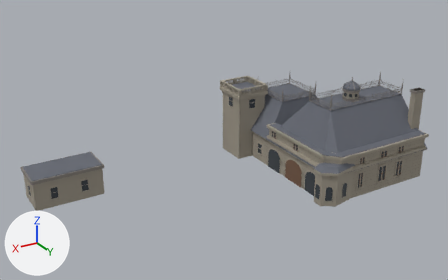
Two versions of the glTF model chicago/4d/assets/gltf/pullman_house_1729_prairie_ranges__draft_1904.glb, one commit apart.
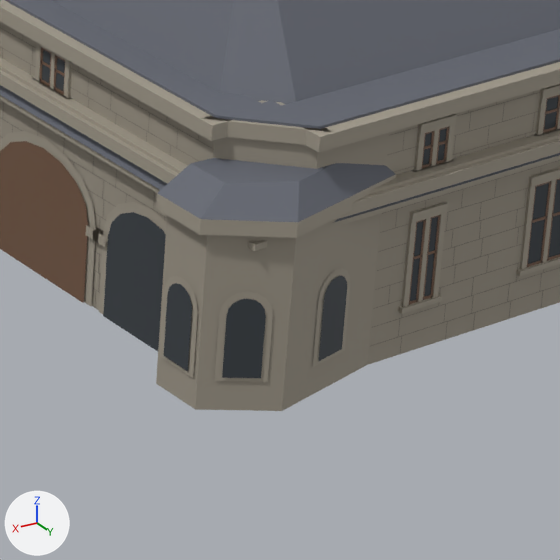
Each version appears first whole from a camera (50 mm lens) standing at (23.5, 64.0, 36.6) and looking at (-12.7, 3.5, 6.4), and next in a close-up on the part from 64% to 86% of the width and 48% to 83% of the height. Lighting does not change. The marker at lower left points along +X, +Y and +Z. The last two pictures show the newer version. Vertices at exactly the same position are counted once.

Objects in the first close-up: 'pullman_house_1729_prairie_ranges__draft_1904'.
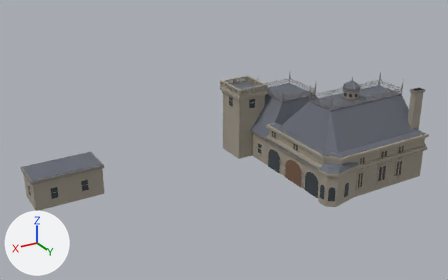
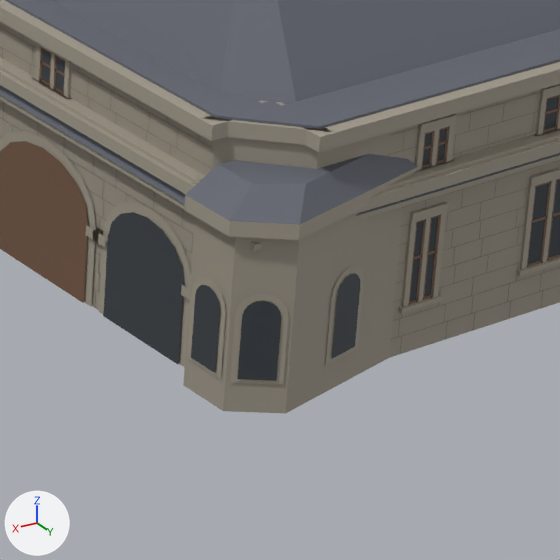
Edits to the bpy script that builds the scene:
```text
Change me_pullman_house_1729_prairie_ranges__draft_1904:
    used by ob_pullman_house_1729_prairie_ranges__draft_1904; location = (0.0, 0.0, 0.0)
    remove me_pullman_house_1729_prairie_ranges__draft_1904.from_pydata(...)  # 7879 vertices, 8460 faces; spans x -36.8..9.7, y -7.2..15.1, z 0.0..13.1
    add me_pullman_house_1729_prairie_ranges__draft_1904.from_pydata(...)  # 7879 vertices, 8460 faces; spans x -36.8..9.7, y -7.2..15.2, z 0.0..13.1
    me_pullman_house_1729_prairie_ranges__draft_1904 part 1: the loose piece of 11 vertices spanning x -20.0, y 12.7..13.8, z 0.7..2.8 is moved by (-0.5, 0.3, 0.0)
    me_pullman_house_1729_prairie_ranges__draft_1904 part 2: the loose piece of 11 vertices spanning x -21.2..-20.3, y 14.1..14.7, z 0.7..2.8 is moved by (-0.2, 0.2, 0.0)
    me_pullman_house_1729_prairie_ranges__draft_1904 part 3: the loose piece of 11 vertices spanning x -23.5..-22.4, y 14.5..14.7, z 0.7..2.8 is moved by (-0.3, 0.1, 0.0)
    me_pullman_house_1729_prairie_ranges__draft_1904 part 4: the loose piece of 11 vertices spanning x -19.9, y 12.9..13.6, z 0.8..2.7 is moved by (-0.4, 0.4, 0.0)
    me_pullman_house_1729_prairie_ranges__draft_1904 part 5: the loose piece of 11 vertices spanning x -21.1..-20.4, y 14.2..14.7, z 0.8..2.7 is moved by (-0.2, 0.2, 0.0)
    me_pullman_house_1729_prairie_ranges__draft_1904 part 6: the loose piece of 11 vertices spanning x -23.3..-22.6, y 14.6..14.7, z 0.8..2.7 is moved by (-0.3, 0.1, 0.0)
    me_pullman_house_1729_prairie_ranges__draft_1904 part 7: 25 of 7879 vertices moved; they spanned x -24.6..-19.8, y 12.5..15.1, z 0.0..5.1 and now span x -25.2..-20.2, y 12.9..15.2, z 0.0..5.1; mean shift (-0.3, 0.2, 0.0); largest move (-24.6, 14.4, 4.2) -> (-25.2, 14.3, 4.2)
```

Changed parts and their boxes (x1, y1, x2, y2) in the close-ups (560 x 560 px; the box of a moved part takes in the faces that stretch with it):
'pullman_house_1729_prairie_ranges__draft_1904', reshaped: before (0, 0, 560, 411); after (0, 0, 560, 414)
part 1 of me_pullman_house_1729_prairie_ranges__draft_1904, moved or reshaped: before (160, 276, 198, 378); after (187, 277, 226, 380)
part 2 of me_pullman_house_1729_prairie_ranges__draft_1904, moved or reshaped: before (214, 291, 273, 382); after (230, 293, 289, 384)
part 3 of me_pullman_house_1729_prairie_ranges__draft_1904, moved or reshaped: before (313, 268, 350, 367); after (326, 266, 364, 365)
part 4 of me_pullman_house_1729_prairie_ranges__draft_1904, moved or reshaped: before (164, 283, 192, 371); after (191, 285, 220, 372)
part 5 of me_pullman_house_1729_prairie_ranges__draft_1904, moved or reshaped: before (222, 299, 266, 378); after (238, 301, 281, 381)
part 6 of me_pullman_house_1729_prairie_ranges__draft_1904, moved or reshaped: before (319, 276, 347, 361); after (332, 273, 360, 359)
part 7 of me_pullman_house_1729_prairie_ranges__draft_1904, moved or reshaped: before (156, 158, 396, 411); after (183, 154, 418, 414)
